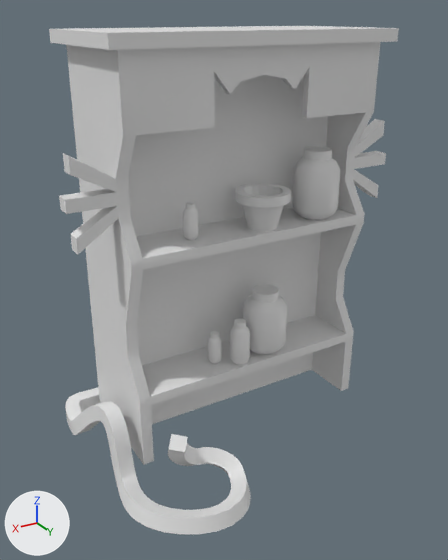
Renders of the FBX model Forage and Brew/Assets/GA/Meshes/Int_Maison/SM_Armoire_01.fbx from each side of a commit.
The view is the same before and after, from a 50 mm lens placed at (3.68, 3.78, 3.35), pointed at (1.29, -0.2, 1.36). The lights are fixed; the arrows at lower left show +X, +Y and +Z. Where no turn or scale is listed for an object, it has been applied to the vertices.
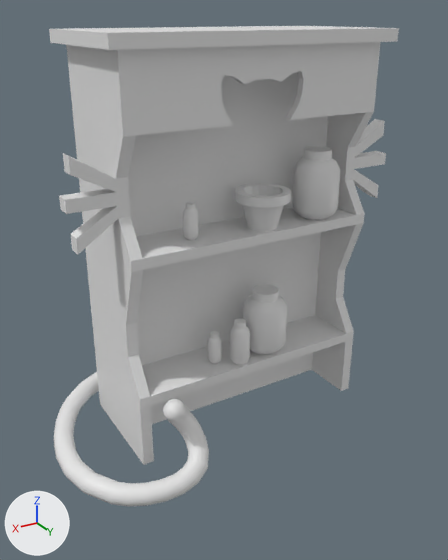
Changed parts and their boxes (x1, y1, x2, y2) in the pictures (448 x 560 px):
'Box014', reshaped
    before: (49, 26, 399, 534)
    after: (49, 26, 399, 507)
part 1 of me_mesh, rebuilt
    before: (65, 387, 251, 534)
    after: (54, 372, 209, 507)
part 2 of me_mesh, added
    after: (163, 399, 185, 421)
part 3 of me_mesh, built on
    before: (131, 42, 372, 159)
    after: (60, 27, 386, 407)

Diff of the bpy script that builds the scene:
```diff
--- a/Forage and Brew/Assets/GA/Meshes/Int_Maison/SM_Armoire_01.fbx.py
+++ b/Forage and Brew/Assets/GA/Meshes/Int_Maison/SM_Armoire_01.fbx.py
@@ me_mesh @@
 # used by ob_box014; location = (0.0, 0.0, 0.0)
-me_mesh.from_pydata(...)  # 1657 vertices, 3268 faces; spans x -0.36..2.53, y -1.18..0.87, z -0.15..3.24
+me_mesh.from_pydata(...)  # 2233 vertices, 4384 faces; spans x -0.36..2.77, y -1.35..0.52, z -0.01..3.24
+# me_mesh part 1: the loose piece of 232 vertices spanning x 1.27..2.5, y -1.18..0.87, z -0.15..0.47 is rebuilt with 432 vertices and now spans x 1.08..2.77, y -1.35..0.52, z -0.01..0.69
+# me_mesh part 2: a new loose piece of 162 vertices spanning x 1.93..2.09, y 0.2..0.36, z 0.58..0.72
+# me_mesh part 3: 9 vertices moved from x 0.68..1.48, y -0.06..0.0, z 2.62..2.99 to x 0.76..1.4, y -0.06..0.0, z 2.62..2.96; 25 vertices removed from x 0.68..1.48, y -0.99..0.0, z 2.62..3.06; 239 vertices added at x 0.0..2.16, y -1.08..0.09, z 0.0..3.24
```
